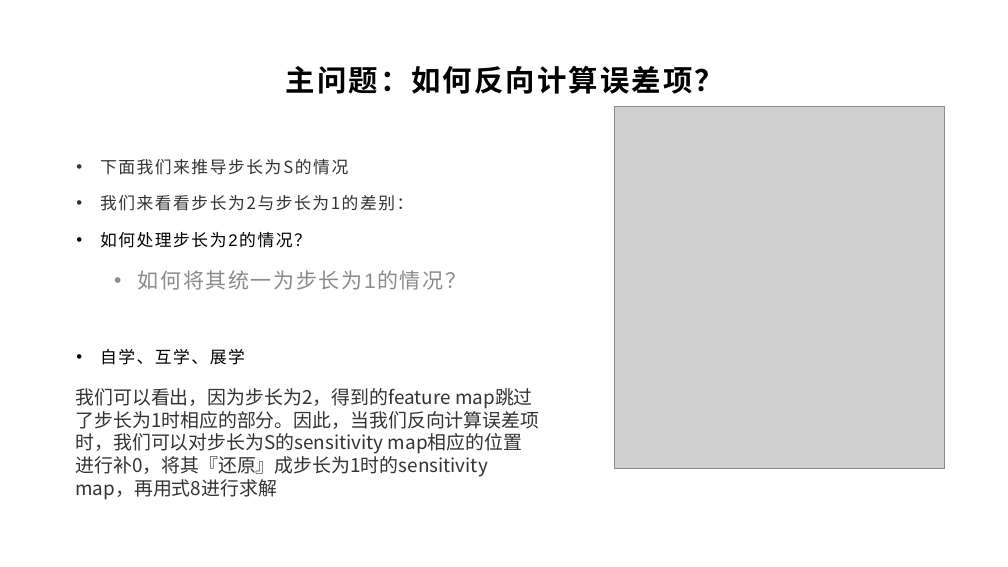
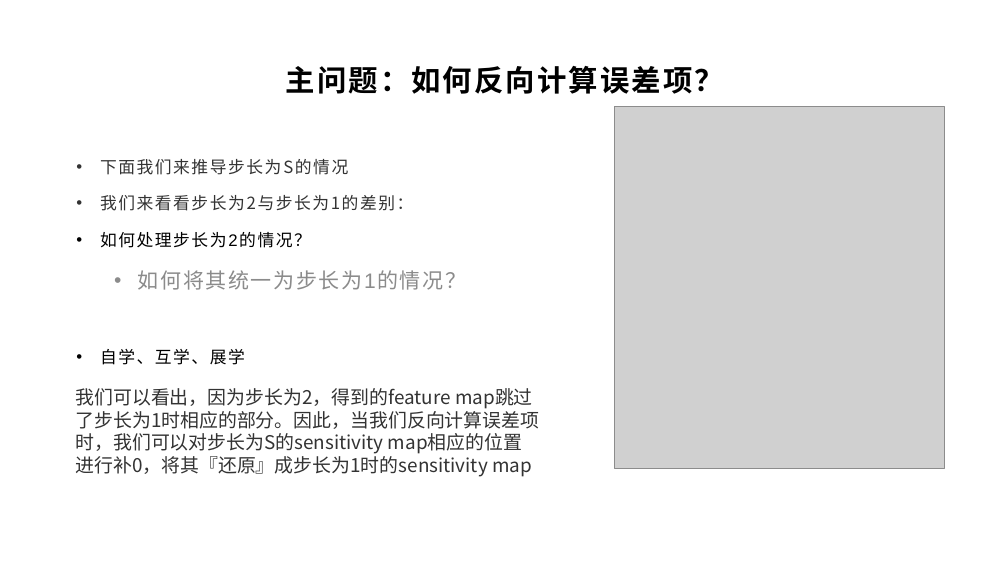
Before and after one commit to yyc-git/DeepLearningEdu, a slide deck: slide 14 of lessons/10_conv_layer_backward/ppt/卷积层的后向传播推导.pptx. Drawn at 1008x567 pixels with LibreOffice and Linux fonts; fonts in the diff are those of the drawing; grey boxes stand for pictures; background and template pictures are left out. Boxes give left, top, right and bottom in pixels: in the first picture for what was removed or moved away, otherwise in the second. Text is boxed around its words. In the diff, an @@ line names an element or a change of style, - is before the commit and + after.

```diff
--- a/lessons/10_conv_layer_backward/ppt/卷积层的后向传播推导.pptx
+++ b/lessons/10_conv_layer_backward/ppt/卷积层的后向传播推导.pptx
@@ text at (x1=75, y1=388, x2=539, y2=477): text changed @@
-我们可以看出，因为步长为2，得到的feature map跳过了步长为1时相应的部分。因此，当我们反向计算误差项时，我们可以对步长为S的sensitivity map相应的位置进行补0，将其『还原』成步长为1时的sensitivity map，再用式8进行求解
+我们可以看出，因为步长为2，得到的feature map跳过了步长为1时相应的部分。因此，当我们反向计算误差项时，我们可以对步长为S的sensitivity map相应的位置进行补0，将其『还原』成步长为1时的sensitivity map
```
Also in this commit, not shown: 8 other slides changed, 1 slide added, 1 other file.
